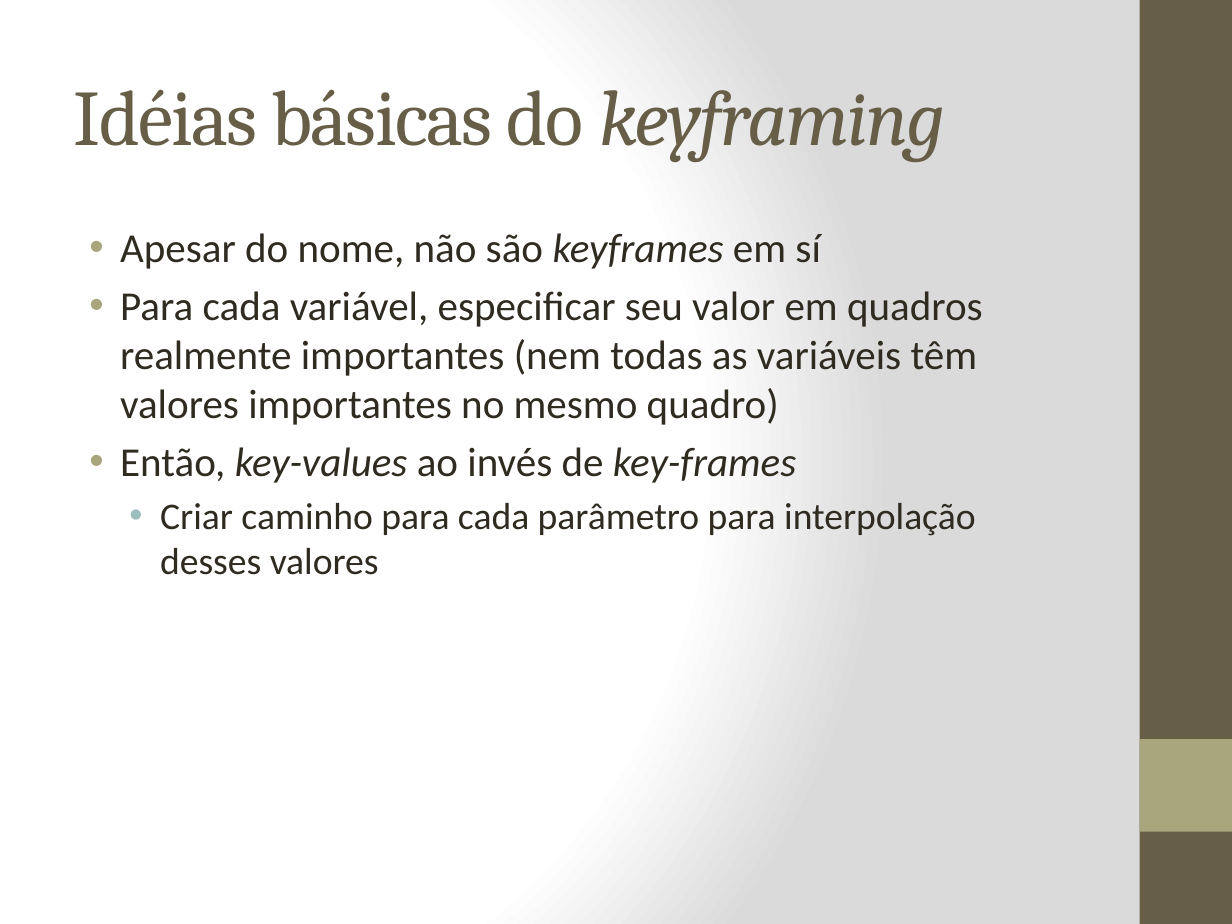
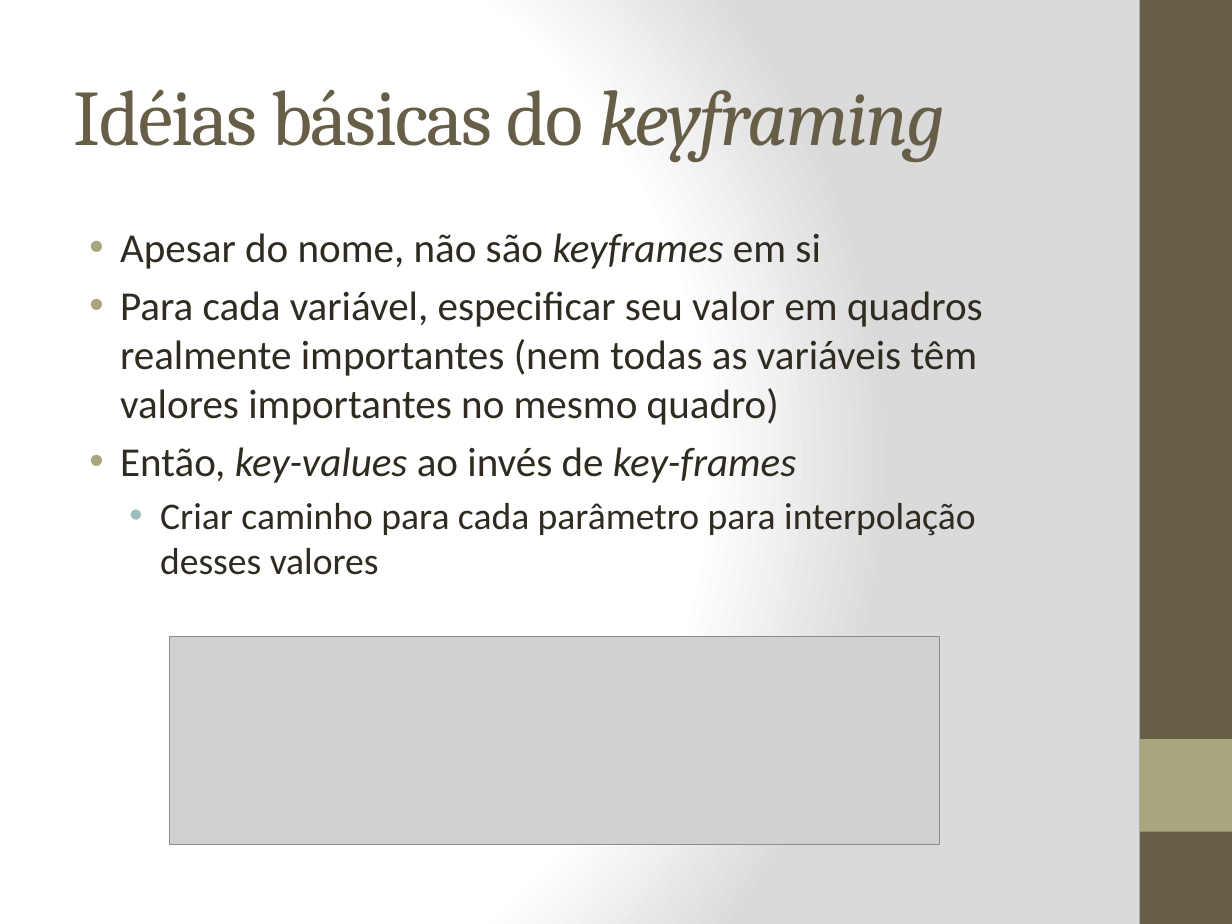
Before and after one commit to fegemo/cefet-cg, a slide deck: slide 17 of attachments/AnimacaoFlavioCoutinho.pptx (slide 13 before the commit). Drawn at 1232x924 pixels with LibreOffice and Linux fonts; fonts in the diff are those of the drawing; grey boxes stand for pictures. Boxes give left, top, right and bottom in pixels: in the first picture for what was removed or moved away, otherwise in the second. Text is boxed around its words. In the diff, an @@ line names an element or a change of style, - is before the commit and + after.

```diff
--- a/attachments/AnimacaoFlavioCoutinho.pptx
+++ b/attachments/AnimacaoFlavioCoutinho.pptx
@@ text at <box>120,233,820,269</box>: text changed @@
-• Apesar do nome, não são keyframes em sí
+• Apesar do nome, não são keyframes em si
@@ picture added at <box>170,637,940,845</box> @@
```
Also in this commit, not shown: 3 other slides changed, 9 slides added, 10 other files.
